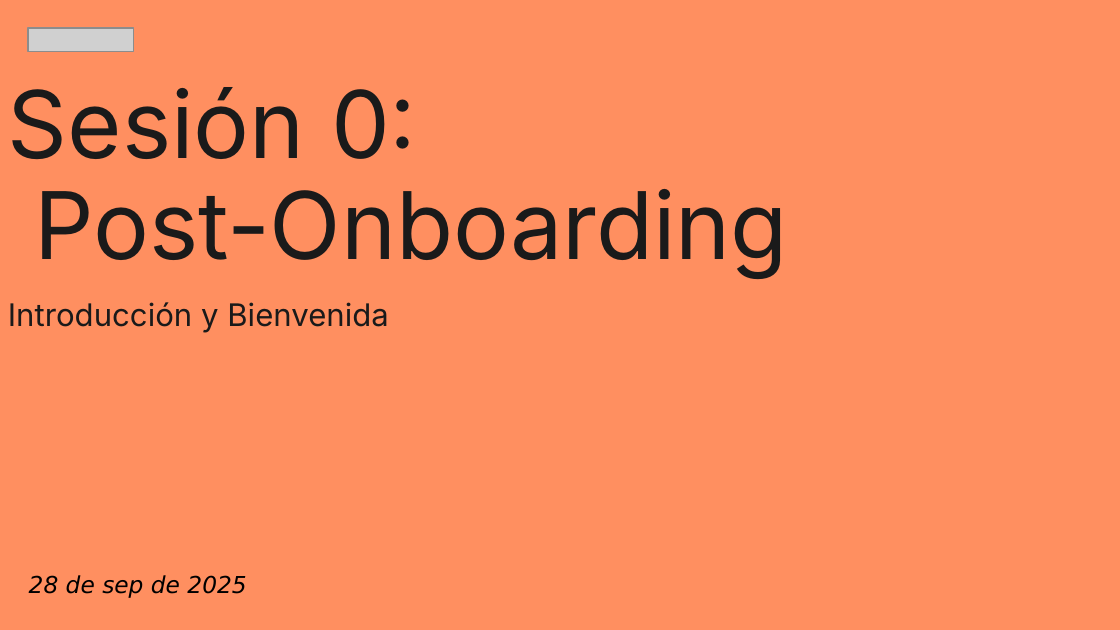
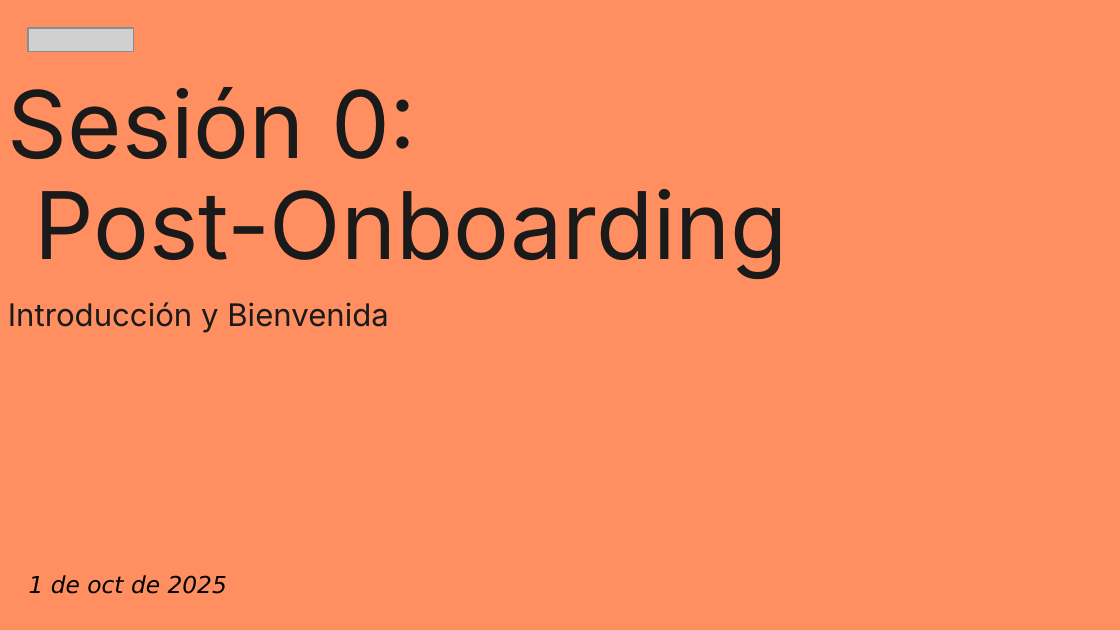
Before and after one commit to zyntonyson/bootcamp_ds_da, a slide deck: slide 1 of 00-da-v8-PostOnboarding/00-onboarding.pptx. Drawn at 1120x630 pixels with LibreOffice and Linux fonts; fonts in the diff are those of the drawing; grey boxes stand for pictures. Boxes give left, top, right and bottom in pixels: in the first picture for what was removed or moved away, otherwise in the second. Text is boxed around its words. In the diff, an @@ line names an element or a change of style, - is before the commit and + after.

```diff
--- a/00-da-v8-PostOnboarding/00-onboarding.pptx
+++ b/00-da-v8-PostOnboarding/00-onboarding.pptx
@@ text at bbox=[29, 575, 227, 594]: text changed @@
-28 de sep de 2025
+1 de oct de 2025
```
Also in this commit, not shown: 9 other slides changed, 9 slides added, 1 slide removed, 4 other files.
